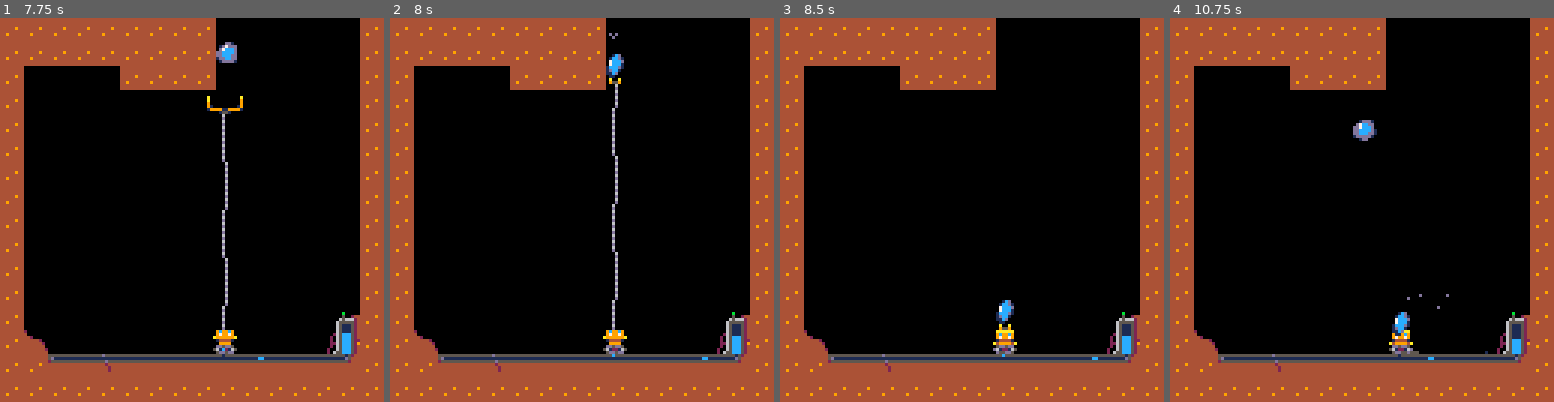
Above: before the commit, frames 1-4 (left to right).
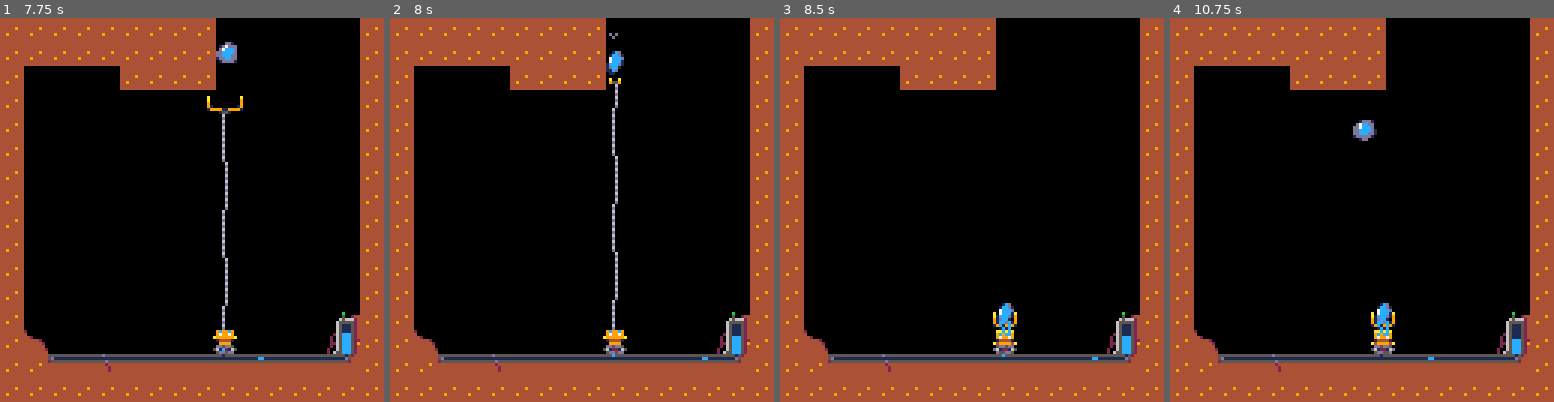
Above: after the commit, the same moments.

Repository: headjump/ld39
Game: PICO-8 cartridge crane.p8
Two runs of this game, one before a commit and one after it. Both use one fixed random seed, a clock stepped at 60 frames per second and the inputs below.
Inputs:
- Up to frame 1 (7.75 s): tap X (X key) at 0.33, 1.07, 1.85, 2.97, 4.08, 5.2, 6.32, 7.43 s; tap O (Z key) at 0.7, 1.7, 2.1, 2.5, 2.9, 3.3, 3.7, 4.1, 4.5, 4.9, 5.3, 5.7, 6.1, 6.5, 6.9, 7.3, 7.7 s; hold Right 1.6-2.1 s; hold Right 2.47-3.03 s; hold Left 3.08-3.58 s; hold Right 4.02-4.68 s; hold Left 5.08-5.68 s; hold Right 6.08-6.58 s; hold Right 6.63-7.13 s; hold Right from 7.5 s (still down)
- Up to frame 2 (8 s): keep holding Right
- Up to frame 3 (8.5 s): release Right at 8.07 s; tap O (Z key) at 8.1 s; hold Left from 8.12 s (still down)
- Up to frame 4 (10.75 s): tap O (Z key) every 0.4 s from 8.5 to 10.5 s; tap X (X key) at 8.55, 9.67 s; release Left at 8.62 s; hold Right 9.05-9.72 s; hold Left 10.12-10.72 s

Frame 1 is identical in both runs. In frame 2, 0.1% of the frame differs, in the area x 56-61%, y 8-16%; in frame 3, 0.3%; in frame 4, 1.2%, in the area x 52-83%, y 71-89%.

Commit message:
add consumer, still needs actual consuming

Diff:
--- a/crane.p8
+++ b/crane.p8
@@ -59,6 +59,47 @@
    if(st.wait_till_btn<=0)then print("press ❎ to retry",30,40,cond(st.blink<=15,5,6)) end
   end
  }
+end
+
+function ent_consumer()
+ local me=nil
+ me={
+  layer=3,
+  ents={},
+  busy=false,
+  ani=ani({27,28},true),
+  add=function(ent)
+   local to_consuming=ent.to_consuming()
+   to_consuming.bind_to_claw = true
+   add(me.ents,to_consuming)
+   ngn_rem(ent)
+  end,
+  late_upd=function(e,st)
+   e.ani.upd()
+   local cr=st.crane
+   local cl=st.claw
+   e.busy=false
+   for ent in all(e.ents) do
+    e.busy=true
+    if(not st.claw)then ent.bind_to_claw=false end
+    if(ent.energy <= 0)then del(ents,ent) end
+   end
+  end,
+  drw=function(e)
+   local at_crane=st.crane.y-8+2
+   local consuming=false--if sth is at crane
+   local x
+   local y
+   for ent in all(e.ents) do
+    x=st.crane.x+3
+    y=ent.bind_to_claw and st.claw and st.claw.y or st.crane.y-8+2
+    if(y==at_crane)then consuming=true; ent.bind_to_claw=false end
+    ent.drw(ent,ent.bind_to_claw and not y==at_crane,x,y)
+   end
+   if(consuming)then spr(e.ani.spr,st.crane.x,st.crane.y-6) end
+  end
+ }
+ return me
 end
 
 function ent_claw(crane)
@@ -108,6 +149,7 @@
      if(ngn_coll(e,cons))then
       e.grabbing=true
       e.go_down=true
+      st.consumer.add(cons)
       for i=1,4 do
        ngn_part(
         e.x+1,e.y+6,-- x,y
@@ -117,7 +159,6 @@
         {12,13,1},-- cols
         .9) -- acc (default=1)
       end
-      cons.grabbed=true
      end
     end
 
@@ -147,7 +188,7 @@
  return {x=x,y=y,layer=3,
   spd=0,dir=1,
   ani_cnt=0,
-  ttl_when_no_battery=30,
+  ttl_when_no_battery=30,--also reset below!
   dead=false,
   dead_since=0,
   driving=false,
@@ -158,7 +199,7 @@
    if(e.dead)then e.dead_since+=timed(1) end
    if(not st.claw and not e.dead)then
     -- launch claw
-    if((btnp(4) or btnp(5)))then
+    if((btnp(4) or btnp(5)) and not st.consumer.busy)then
      st.claw=ngn_add(ent_claw(e))
     end
     -- set dir, driving
@@ -194,10 +235,10 @@
    -- battery empty?
    if(st.battery.amount<=0)then
     e.ttl_when_no_battery-=timed(1)
-    if(e.ttl_when_no_battery<=0)then
+    if(e.ttl_when_no_battery<=0 and not st.claw)then
      e.dead=true
     end
-   end
+   else e.ttl_when_no_battery=30 end
   end,
   drw=function(e,st)
    if(e.dead)then
@@ -206,8 +247,14 @@
     if(not st.claw)then
      -- rotate wheels when driving
      spr(cond(e.driving and (flr(e.ani_cnt/5)%2==0), 5, 6),e.x,e.y,1,1,e.dir==1)
-     -- tiny claw
-     spr(23,e.x,e.y-8)
+     if(st.consumer.busy)then
+      -- large claw while consuming
+      spr(7,e.x-2,e.y-8)
+      spr(8,e.x+2,e.y-8)
+     else
+      -- tiny claw
+      spr(23,e.x,e.y-8)
+     end
     else
      -- duck to dispatch claw,
      -- then look up
@@ -225,21 +272,21 @@
   tag=t_consumable,
   layer=3,
   x=x,y=y,
+  to_consuming=function()
+   return{
+    energy=50,
+    drw=function(e,still_grabbing,x,y)
+     spr(14,x-3,y-3)
+    end
+   }
+  end,
   hitbox={1,1,6,6},
   ani=ani({11,12,13},true,10),
   upd=function(e,st)
    e.ani.upd()
-   if not e.grabbed then
-   end
-  end,
-  late_upd=function(e,st)
-   if e.grabbed then
-    e.x=st.crane.x
-    e.y=st.claw and st.claw.y or st.crane.y-8+2
-   end
   end,
   drw=function(e)
-   spr(cond(e.grabbed,14,e.ani.spr),e.x,e.y)
+   spr(e.ani.spr,e.x,e.y)
   end
  }
 end
@@ -339,6 +386,7 @@
  local crane=ent_crane(60,104)
  local drawmap={ layer=3, drw=function(e) map(0,0,0,0,16,16) end }
  local battery=ent_battery()
+ local consumer=ent_consumer()
  local drawrope={ layer=3,
   drw=function(_,st)
    if(not st.claw)then return end
@@ -354,9 +402,10 @@
 
  return {
   init=function(st)
-   foreach({drawmap,drawrope,battery,crane},ngn_add)
+   foreach({drawmap,drawrope,battery,crane,consumer},ngn_add)
    st.crane=crane
    st.battery=battery
+   st.consumer=consumer
   end,
   next_orb_in=30*4,
   grav={x=0,y=.12},
Not shown, changed: api.md
